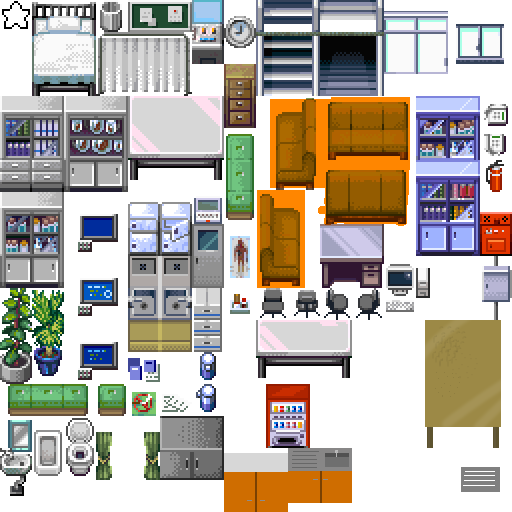
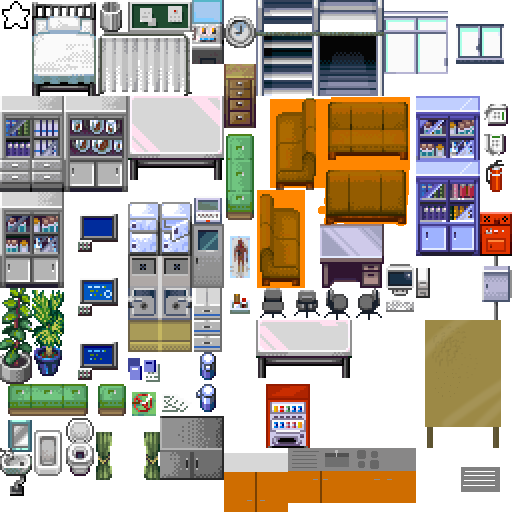
Revision of a layered 512x512 image; what changed, layer by layer:
added layer "arbeitsplatte ohne alles" in group "kueche" over (384, 448, 416, 503)
added layer "herd" in group "kueche" over (357, 450, 379, 469)
added layer "herd unten" in group "kueche" over (352, 448, 384, 503)
